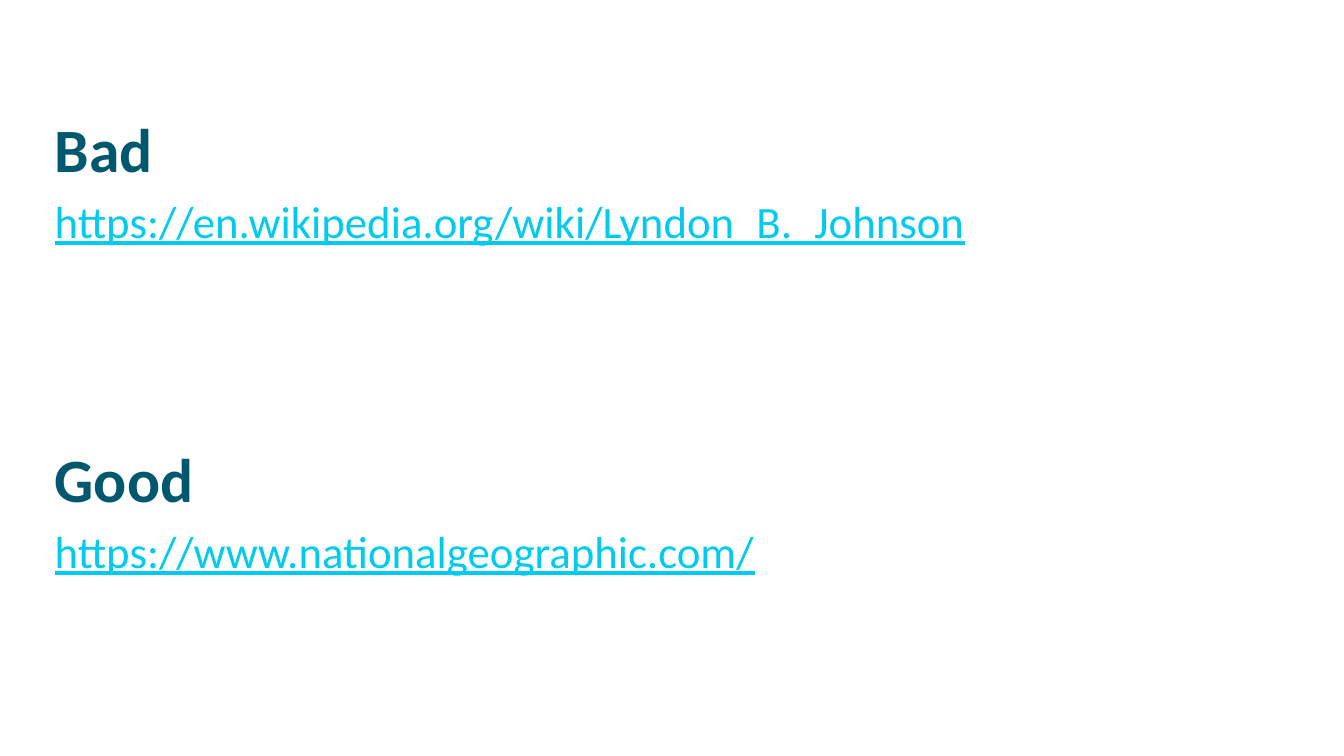
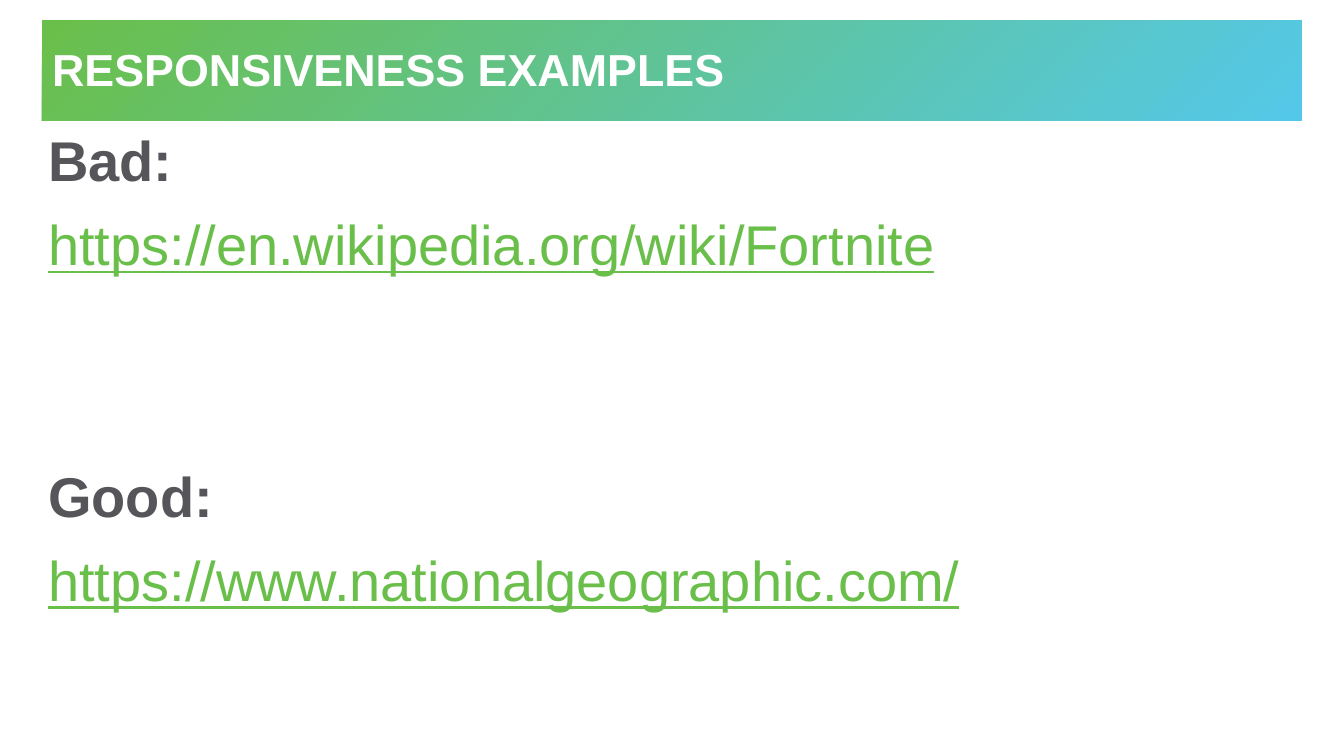
Before and after one commit to hytechclub/web-101, a slide deck: slide 3 of Week08/ResponsiveDesign.pptx. Drawn at 1344x756 pixels with LibreOffice and Linux fonts; fonts in the diff are those of the drawing; background and template pictures are left out. Boxes give left, top, right and bottom in pixels: in the first picture for what was removed or moved away, otherwise in the second. Text is boxed around its words. In the diff, an @@ line names an element or a change of style, - is before the commit and + after.

```diff
--- a/Week08/ResponsiveDesign.pptx
+++ b/Week08/ResponsiveDesign.pptx
@@ title added at bbox=[42, 20, 1303, 121], fill gradient #6ABF4B to #54C8E8, 32 pt, text #FFFFFF, bold @@
+RESPONSIVENESS EXAMPLES
@@ text "Bad:": place and size @@
-text "Bad:" at bbox=[55, 128, 964, 576]
+text "Bad:" at bbox=[48, 140, 959, 611]
@@ text at bbox=[48, 140, 934, 518]: text changed; size 32 to 40 pt; font Calibri to Arial; text colour #00CBEE to #6ABF4B @@
-Bad
-https://en.wikipedia.org/wiki/Lyndon_B._Johnson
-Good
+Bad:
+https://en.wikipedia.org/wiki/Fortnite
+Good:
@@ text at bbox=[48, 560, 959, 611]: size 32 to 40 pt, font Calibri to Arial, text colour #00CBEE to #6ABF4B in "https://www.nationalgeographic.com/"; indent changed; line spacing 0.9 to 1; more space between paragraphs @@
```
Also in this commit, not shown: 10 other slides changed, 2 other files.
